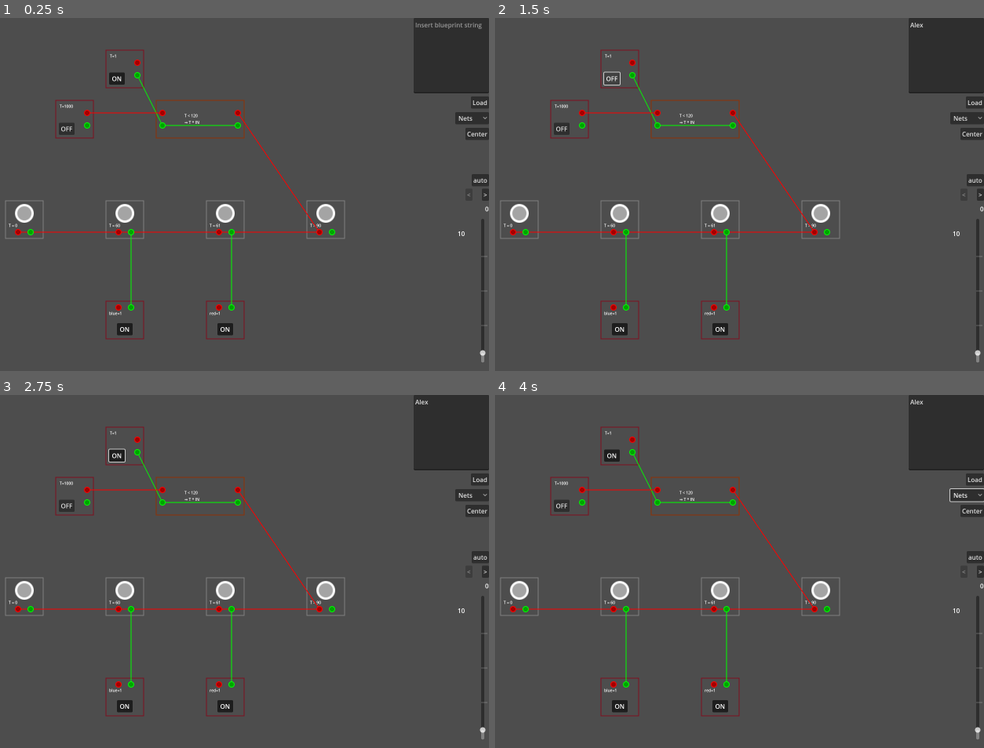
Above: before the commit, frames 1-4 (two rows, left to right).
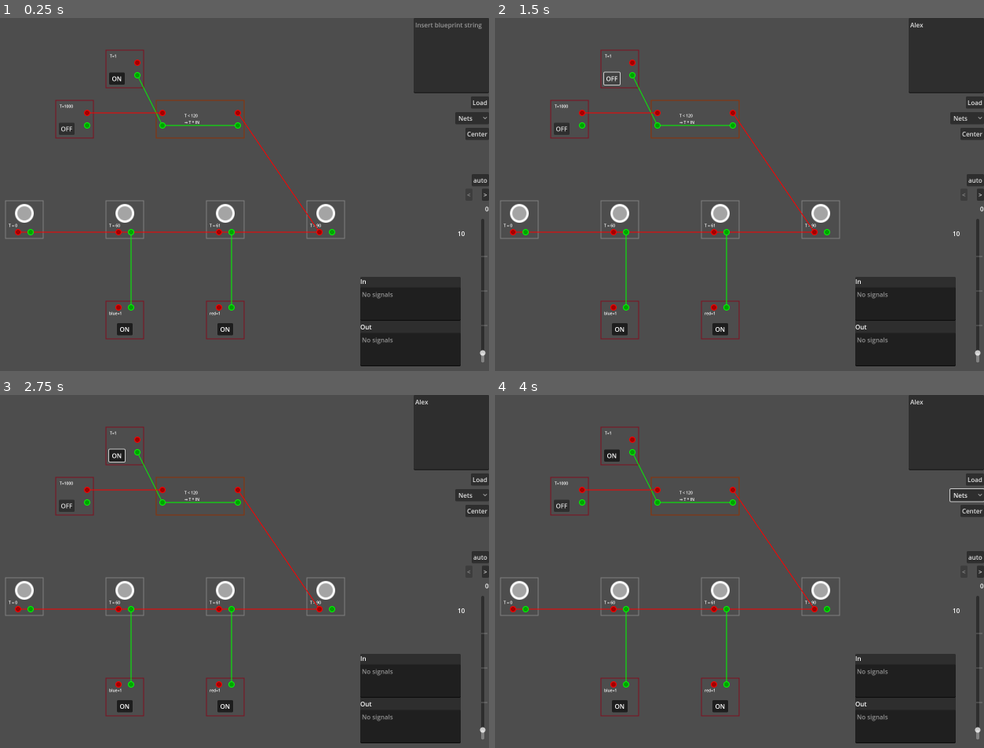
Above: after the commit, the same moments.

Repository: jlaunonen/factsim
Game: Godot game, scene res://main.tscn
Two runs of this game, one before a commit and one after it. Both use one fixed random seed, a clock stepped at 60 frames per second and the inputs below.
Inputs (mouse positions are in pixels of both pictures, inside the frame that each line leads up to):
- Up to frame 1 (0.25 s): no input
- Up to frame 2 (1.5 s): click (944, 56) at 0.52 s; type "Alex" at 0.6 s; click "ON" at 1.25 s
- Up to frame 3 (2.75 s): click "OFF" at 2 s
- Up to frame 4 (4 s): click "Nets" at 2.75 s; click "Center" at 3.5 s

The runs differ from the first frame. In frame 1, 5.1% of the frame differs, in the area x 73-95%, y 73-99%; in frame 2, 5.1%; in frame 3, 5.1%; in frame 4, 5.1%.

Commit message:
Add simple monitoring widget

Diff:
--- a/entities/ArithmeticCombinator.tscn
+++ b/entities/ArithmeticCombinator.tscn
@@ -37,6 +37,9 @@
 "RESET": SubResource("Animation_c4feu"),
 "orientation": ExtResource("2_pedei")
 }
+
+[sub_resource type="RectangleShape2D" id="RectangleShape2D_f73e4"]
+size = Vector2(96, 224)
 
 [node name="ArithmeticCombinator" type="Line2D"]
 points = PackedVector2Array(-48, -112, -48, 112, 48, 112, 48, -112)
@@ -90,3 +93,13 @@
 "": SubResource("AnimationLibrary_2xxhs")
 }
 speed_scale = 0.0
+
+[node name="Area2D" type="Area2D" parent="."]
+monitorable = false
+
+[node name="CollisionShape2D" type="CollisionShape2D" parent="Area2D"]
+shape = SubResource("RectangleShape2D_f73e4")
+
+[connection signal="input_event" from="Area2D" to="." method="_on_area_2d_input_event"]
+[connection signal="mouse_entered" from="Area2D" to="." method="_on_area_2d_mouse_entered"]
+[connection signal="mouse_exited" from="Area2D" to="." method="_on_area_2d_mouse_exited"]
--- a/entities/CombinatorBase.gd
+++ b/entities/CombinatorBase.gd
@@ -6,6 +6,7 @@
 @onready var label: Label = $"Label"
 var animator: AnimationPlayer
 
+var entity_id: int = -1
 var c1_red: Node2D
 var c1_green: Node2D
 
@@ -85,6 +86,7 @@
 
 func set_config(cfg: BpLoader.EntityDto):
 	_config = cfg
+	entity_id = cfg.number
 	_rotated = int(cfg.direction / 2.0)
 
 	_fix_properties()
@@ -184,3 +186,22 @@
 	var net: Network = _networks[conn]
 	if net != null:
 		net.add_values(values)
+
+# Component events
+
+signal component_hover(entity)
+signal component_blur(entity)
+signal component_clicked(entity, event: InputEvent)
+
+
+func _on_area_2d_input_event(_viewport: Node, event: InputEvent, _shape_idx: int) -> void:
+	if event is InputEventMouseButton:
+		component_clicked.emit(self, event)
+
+
+func _on_area_2d_mouse_entered() -> void:
+	component_hover.emit(self)
+
+
+func _on_area_2d_mouse_exited() -> void:
+	component_blur.emit(self)
--- a/entities/ConstantCombinator.tscn
+++ b/entities/ConstantCombinator.tscn
@@ -160,6 +160,9 @@
 "RESET": SubResource("Animation_yrdms"),
 "orientation": SubResource("Animation_qc2sa")
 }
+
+[sub_resource type="RectangleShape2D" id="RectangleShape2D_ejgwt"]
+size = Vector2(96, 96)
 
 [node name="ConstantCombinator" type="Line2D"]
 points = PackedVector2Array(-48, -48, -48, 48, 48, 48, 48, -48)
@@ -216,4 +219,13 @@
 [node name="NavigationObstacle2D" type="NavigationObstacle2D" parent="."]
 vertices = PackedVector2Array(-40, -40, -40, 40, -24, 40, -24, 24, -8, 24, -8, 40, 8, 40, 8, 24, 24, 24, 24, 40, 40, 40, 40, -40)
 
+[node name="Area2D" type="Area2D" parent="."]
+monitorable = false
+
+[node name="CollisionShape2D" type="CollisionShape2D" parent="Area2D"]
+shape = SubResource("RectangleShape2D_ejgwt")
+
 [connection signal="toggled" from="Button" to="." method="_on_button_toggled"]
+[connection signal="input_event" from="Area2D" to="." method="_on_area_2d_input_event"]
+[connection signal="mouse_entered" from="Area2D" to="." method="_on_area_2d_mouse_entered"]
+[connection signal="mouse_exited" from="Area2D" to="." method="_on_area_2d_mouse_exited"]
--- a/entities/DeciderCombinator.tscn
+++ b/entities/DeciderCombinator.tscn
@@ -8,6 +8,9 @@
 _data = {
 "orientation": ExtResource("2_1humf")
 }
+
+[sub_resource type="RectangleShape2D" id="RectangleShape2D_g7ua8"]
+size = Vector2(96, 224)
 
 [node name="DeciderCombinator" type="Line2D"]
 points = PackedVector2Array(-48, -112, -48, 112, 48, 112, 48, -112)
@@ -61,3 +64,13 @@
 "": SubResource("AnimationLibrary_t8plj")
 }
 speed_scale = 0.0
+
+[node name="Area2D" type="Area2D" parent="."]
+monitorable = false
+
+[node name="CollisionShape2D" type="CollisionShape2D" parent="Area2D"]
+shape = SubResource("RectangleShape2D_g7ua8")
+
+[connection signal="input_event" from="Area2D" to="." method="_on_area_2d_input_event"]
+[connection signal="mouse_entered" from="Area2D" to="." method="_on_area_2d_mouse_entered"]
+[connection signal="mouse_exited" from="Area2D" to="." method="_on_area_2d_mouse_exited"]
--- a/entities/Lamp.tscn
+++ b/entities/Lamp.tscn
@@ -65,6 +65,9 @@
 "orientation": SubResource("Animation_nh026")
 }
 
+[sub_resource type="RectangleShape2D" id="RectangleShape2D_p8y7j"]
+size = Vector2(96, 96)
+
 [node name="Lamp" type="Line2D"]
 points = PackedVector2Array(-48, -48, -48, 48, 48, 48, 48, -48)
 closed = true
@@ -105,3 +108,13 @@
 "": SubResource("AnimationLibrary_22gqv")
 }
 speed_scale = 0.0
+
+[node name="Area2D" type="Area2D" parent="."]
+monitorable = false
+
+[node name="CollisionShape2D" type="CollisionShape2D" parent="Area2D"]
+shape = SubResource("RectangleShape2D_p8y7j")
+
+[connection signal="input_event" from="Area2D" to="." method="_on_area_2d_input_event"]
+[connection signal="mouse_entered" from="Area2D" to="." method="_on_area_2d_mouse_entered"]
+[connection signal="mouse_exited" from="Area2D" to="." method="_on_area_2d_mouse_exited"]
--- a/main.gd
+++ b/main.gd
@@ -43,6 +43,7 @@
 @onready var routes: Node2D = $"routes"
 @onready var simulated_steps: Label = $"CanvasLayer/simulatedSteps"
 @onready var simulation_speed_label: Label = $"CanvasLayer/simSpeedLabel"
+@onready var hover_monitor = $"CanvasLayer/hoverMonitor"
 
 
 var _simulated_steps := 0
@@ -117,6 +118,9 @@
 			else:
 				_bpArea = entityRect
 
+			n.component_hover.connect(_on_entity_hover)
+			n.component_blur.connect(_on_entity_blur)
+
 	prints("Rawnet:", netParts)
 	var netresult = Network.reorder(netParts, entities)
 	networks = netresult[0]
@@ -195,3 +199,20 @@
 		timer.stop()
 		timer.start()
 	simulation_speed_label.text = str(round(value * 10.0) / 10.0)
+
+
+var _current_detailed_entity
+
+func _on_entity_hover(entity) -> void:
+	if _current_detailed_entity != null and _current_detailed_entity != entity:
+		_current_detailed_entity.remove_listener(hover_monitor)
+	_current_detailed_entity = entity
+	entity.attach_listener(hover_monitor)
+	hover_monitor.set_component_id(entity.entity_id)
+
+
+func _on_entity_blur(entity) -> void:
+	if _current_detailed_entity == entity:
+		entity.remove_listener(hover_monitor)
+		hover_monitor.clear()
+		_current_detailed_entity = null
--- a/main.tscn
+++ b/main.tscn
@@ -8,6 +8,7 @@
 [ext_resource type="PackedScene" uid="uid://bwt4du6dpwp0a" path="res://entities/Lamp.tscn" id="4_qrxy8"]
 [ext_resource type="Script" path="res://camera_2d.gd" id="6_jsvw5"]
 [ext_resource type="PackedScene" uid="uid://caqbxnwbxamtu" path="res://entities/SmallPole.tscn" id="6_jtjkr"]
+[ext_resource type="PackedScene" uid="uid://dau3ailwo23fj" path="res://utils/Monitor.tscn" id="8_njhtd"]
 
 [sub_resource type="NavigationPolygon" id="NavigationPolygon_yg81n"]
 vertices = PackedVector2Array(886, 406, 10, 406, 10, 18, 886, 18)
@@ -202,6 +203,9 @@
 grow_horizontal = 0
 grow_vertical = 2
 
+[node name="hoverMonitor" parent="CanvasLayer" instance=ExtResource("8_njhtd")]
+position = Vector2(1400, 888)
+
 [node name="Camera2D" type="Camera2D" parent="."]
 position = Vector2(800, 450)
 script = ExtResource("6_jsvw5")
--- /dev/null
+++ b/utils/Monitor.gd
@@ -0,0 +1,37 @@
+extends Node2D
+
+@onready var name_label : Label = $"PanelContainer/VBoxContainer/HBoxContainer/nameLabel"
+@onready var text_in : TextEdit = $"PanelContainer/VBoxContainer/TextEdit"
+@onready var text_out : TextEdit = $"PanelContainer/VBoxContainer/TextEdit2"
+
+func _ready() -> void:
+	pass
+
+
+func set_component_id(component_id: int) -> void:
+	name_label.text = str(component_id)
+
+
+func monitor(inputs: Dictionary, outputs: Dictionary) -> void:
+	var ins = _stringify(inputs)
+	var outs = _stringify(outputs)
+
+	text_in.text = ins
+	text_out.text = outs
+
+
+func _stringify(map: Dictionary) -> String:
+	var r := ""
+	for k in map:
+		if r:
+			r += "\n"
+		var v = map.get(k)
+		r += k + "=" + str(v)
+
+	return r
+
+
+func clear() -> void:
+	text_in.text = ""
+	text_out.text = ""
+	name_label.text = ""
--- /dev/null
+++ b/utils/Monitor.tscn
@@ -0,0 +1,65 @@
+[gd_scene load_steps=2 format=3 uid="uid://dau3ailwo23fj"]
+
+[ext_resource type="Script" path="res://utils/Monitor.gd" id="1_1bdku"]
+
+[node name="Node2D" type="Node2D"]
+script = ExtResource("1_1bdku")
+
+[node name="PanelContainer" type="PanelContainer" parent="."]
+anchors_preset = 7
+anchor_left = 0.5
+anchor_top = 1.0
+anchor_right = 0.5
+anchor_bottom = 1.0
+offset_left = -128.0
+offset_top = -228.0
+offset_right = 128.0
+grow_horizontal = 2
+grow_vertical = 0
+
+[node name="VBoxContainer" type="VBoxContainer" parent="PanelContainer"]
+layout_mode = 2
+
+[node name="HBoxContainer" type="HBoxContainer" parent="PanelContainer/VBoxContainer"]
+layout_mode = 2
+
+[node name="Label" type="Label" parent="PanelContainer/VBoxContainer/HBoxContainer"]
+layout_mode = 2
+text = "In"
+
+[node name="nameLabel" type="Label" parent="PanelContainer/VBoxContainer/HBoxContainer"]
+layout_mode = 2
+size_flags_horizontal = 3
+horizontal_alignment = 1
+
+[node name="Button" type="Button" parent="PanelContainer/VBoxContainer/HBoxContainer"]
+visible = false
+layout_mode = 2
+size_flags_horizontal = 8
+size_flags_vertical = 0
+text = "X"
+
+[node name="TextEdit" type="TextEdit" parent="PanelContainer/VBoxContainer"]
+layout_mode = 2
+size_flags_vertical = 3
+theme_override_colors/font_readonly_color = Color(1, 1, 1, 1)
+placeholder_text = "No signals"
+editable = false
+
+[node name="Label2" type="Label" parent="PanelContainer/VBoxContainer"]
+layout_mode = 2
+text = "Out"
+
+[node name="TextEdit2" type="TextEdit" parent="PanelContainer/VBoxContainer"]
+layout_mode = 2
+size_flags_vertical = 3
+theme_override_colors/font_readonly_color = Color(1, 1, 1, 1)
+placeholder_text = "No signals"
+editable = false
+
+[node name="Line2D" type="Line2D" parent="."]
+visible = false
+points = PackedVector2Array(0, 0, 0, 100)
+width = 6.0
+begin_cap_mode = 2
+end_cap_mode = 2
Not shown: 1 places in entities/ArithmeticCombinator.tscn that only renumber resources
Not shown: 1 places in entities/ConstantCombinator.tscn that only renumber resources
Not shown: 1 places in entities/DeciderCombinator.tscn that only renumber resources
Not shown: 1 places in entities/Lamp.tscn that only renumber resources
Not shown: 1 places in main.tscn that only renumber resources
